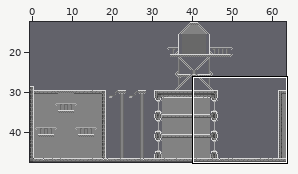
Two states of a Tiled map, resource/maps/second_level.tmx. Above, an overview of the earlier version with the close-up marked.
Close-up. The starting point:
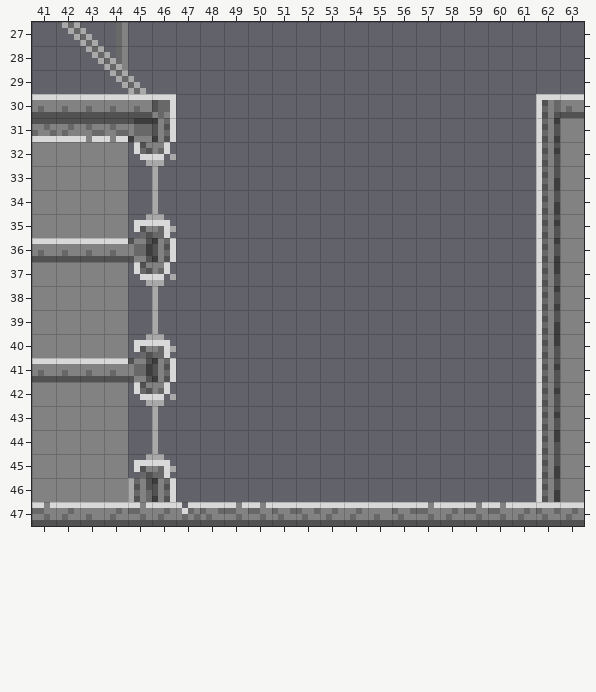
Cells are 4x4 px. Shown: x 41..63, y 27..47.
New version:
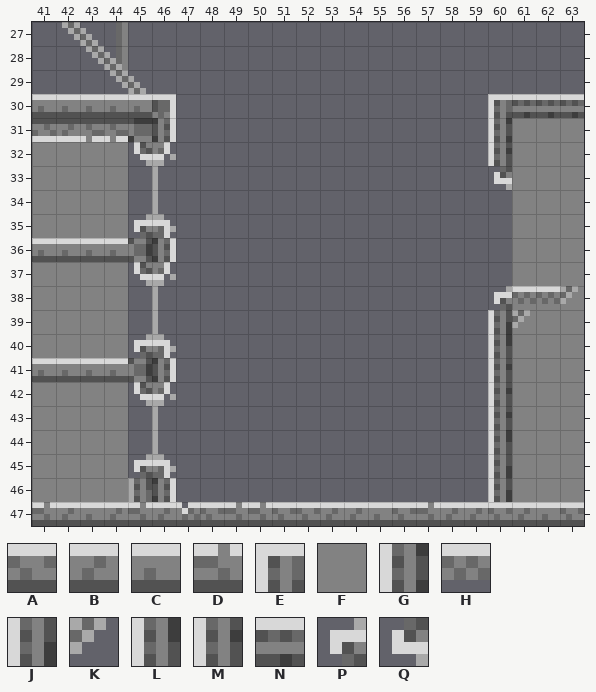
Key: from "city_tileset": A 0, B 1, C 2, D 3, E 18, F 36, G 64, H 77, J 80, K 92, L 96, M 112, N 112 turned 90, P 118, Q 118 flipped up-down.
_ is an empty cell.
Difference:
Layer "a/background":
The edit turns tile B into tile A in row 47 at x 63.
The edit turns tile D into tile A in row 47 at x 60.
The edit turns tile D into tile B in row 47 at x 59.
The edit turns tile A into tile C in row 47 at x 62.
There is now tile E in row 30 at x 60.
The edit turns tile G into tile F in row 31 at x 62; in row 36 at x 62; in row 38 at x 62.
The edit turns tile J into tile F in rows 33 to 34 at x 62; in row 39 at x 62; in rows 45 to 46 at x 62.
The edit turns tile L into tile F in row 37 at x 62; in row 40 at x 62; in row 44 at x 62.
The edit turns tile M into tile F in row 32 at x 62; in row 35 at x 62; in rows 41 to 43 at x 62.
There is now tile F in rows 31 to 46 at x 61.
There is now tile G in row 31 at x 60.
There is now tile J in row 39 at x 60; in rows 45 to 46 at x 60.
There is now tile L in row 40 at x 60; in row 44 at x 60.
There is now tile M in row 32 at x 60; in rows 41 to 43 at x 60.
The edit turns tile C into tile N in row 30 at x 63.
The edit turns tile E into tile N in row 30 at x 62.
There is now tile N in row 30 at x 61.
There is now tile P in row 38 at x 60.
There is now tile Q in row 33 at x 60.
Layer "a/front layer":
There is now tile H in row 38 at x 61 to 62.
There is now tile K in row 38 at x 63; in row 39 at x 61.
